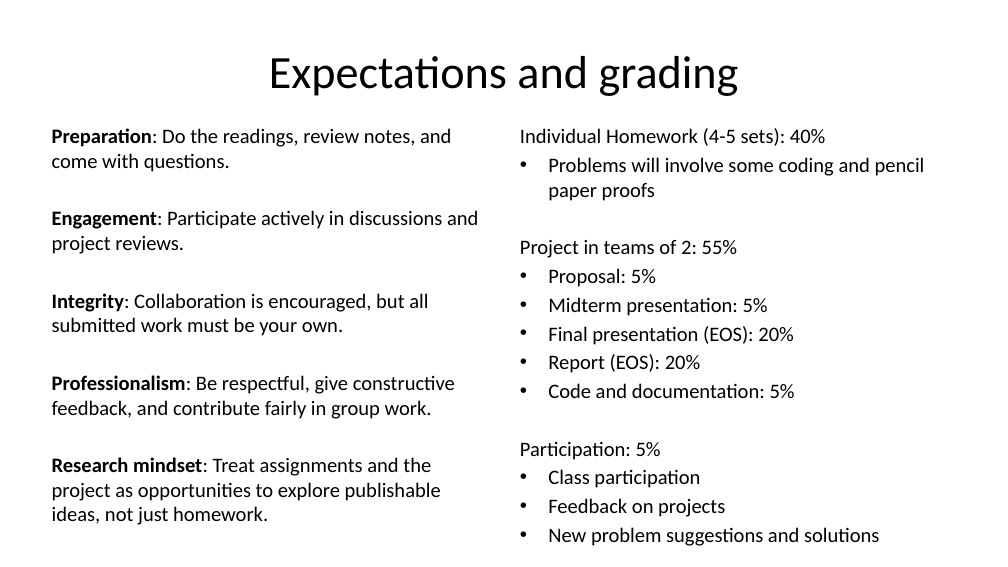
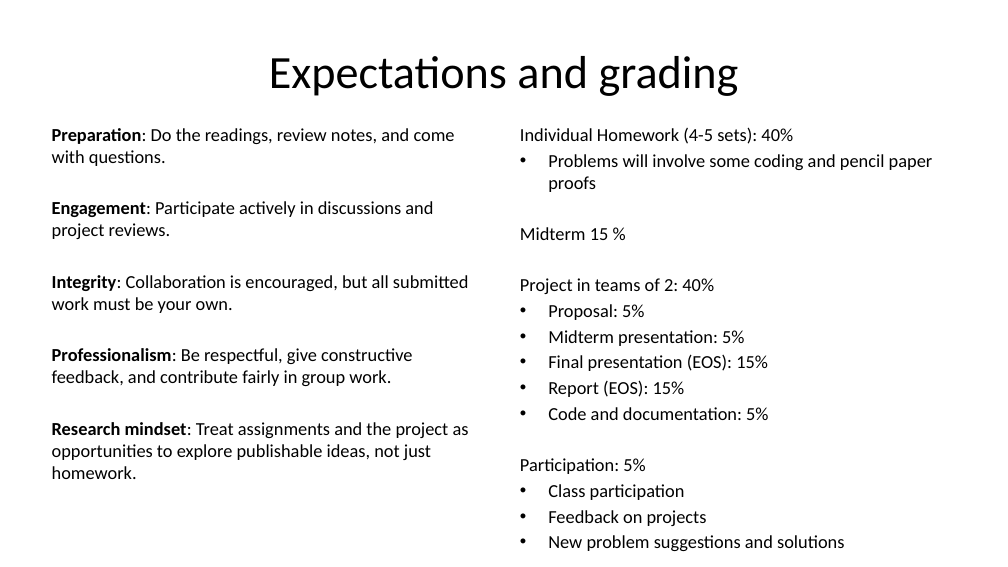
Before and after one commit to sayanmitracode/cpsbooksite, a slide deck: slide 16 of Slides/2025/L1_Introduction.pptx. Drawn at 1008x567 pixels with LibreOffice and Linux fonts; fonts in the diff are those of the drawing. Boxes give left, top, right and bottom in pixels: in the first picture for what was removed or moved away, otherwise in the second. Text is boxed around its words. In the diff, an @@ line names an element or a change of style, - is before the commit and + after.

```diff
--- a/Slides/2025/L1_Introduction.pptx
+++ b/Slides/2025/L1_Introduction.pptx
@@ text "Preparation: Do the readings, review ..." at [52, 128, 469, 479]: size 19.6 to 17.5 pt @@
@@ text at [520, 127, 933, 551]: size 19.6 to 17.5 pt in "Individual Homework (4-5 sets): 40%", "Problems will involve some coding and pencil ...", "Proposal: 5%", "Midterm presentation: 5%" and 5 more places @@
@@ text at [520, 227, 714, 294]: text changed; size 19.6 to 17.5 pt @@
-Project in teams of 2: 55%
+Midterm 15 %
+Project in teams of 2: 40%
@@ text at [548, 354, 768, 397]: text changed; size 19.6 to 17.5 pt @@
-• Final presentation (EOS): 20%
-• Report (EOS): 20%
+• Final presentation (EOS): 15%
+• Report (EOS): 15%
```
Also in this commit, not shown: 1 other file.
